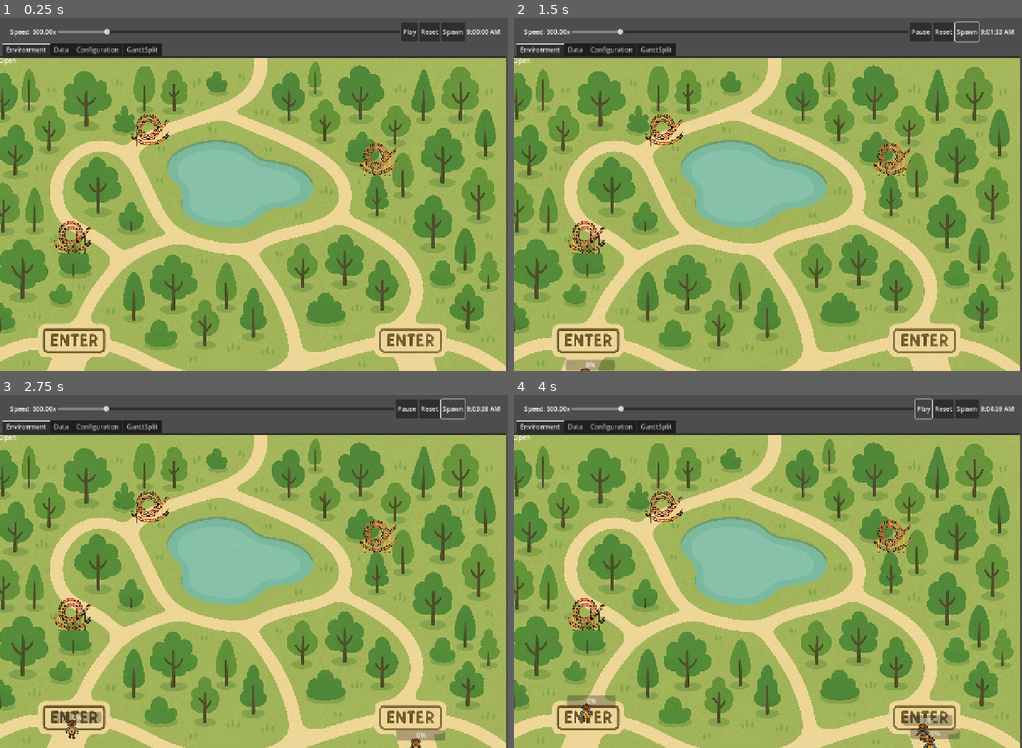
Above: before the commit, frames 1-4 (two rows, left to right).
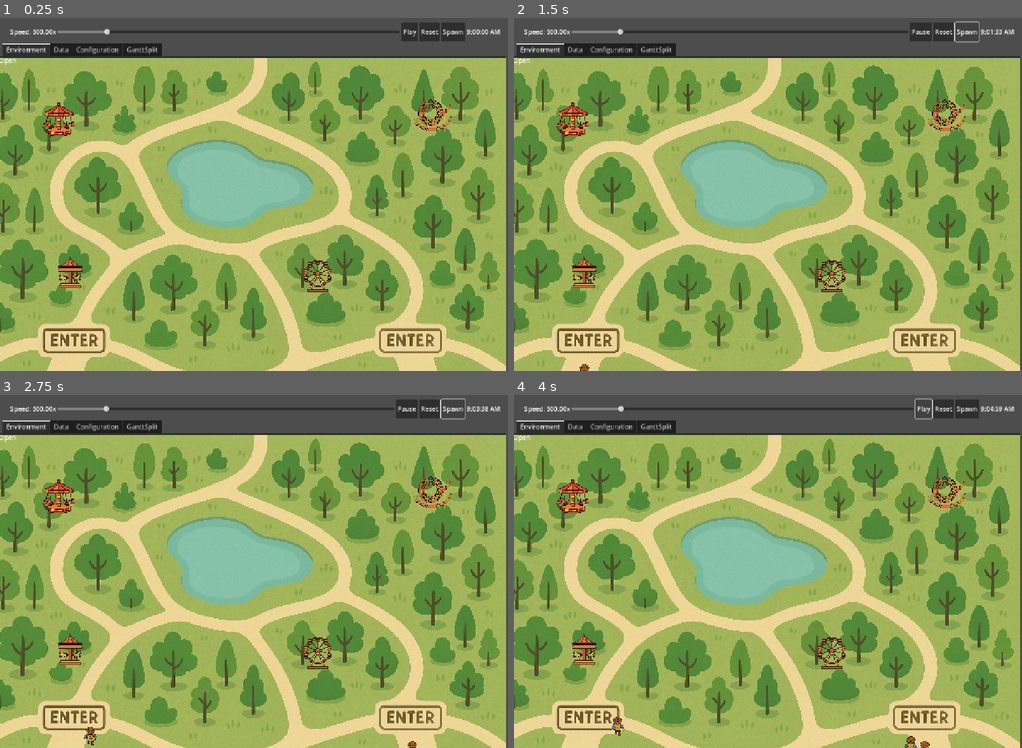
Above: after the commit, the same moments.

Repository: drewcydrew/sim-testing
Game: Godot game, scene res://Classes/World/World.tscn
Two runs of this game, one before a commit and one after it. Both use one fixed random seed, a clock stepped at 60 frames per second and the inputs below. The engine's default icon, where the game draws it, is replaced by a stand-in: a white triangle on a blue panel in a dark square.
Inputs:
- Up to frame 1 (0.25 s): no input
- Up to frame 2 (1.5 s): click "Play" at 0.5 s; click "Spawn" at 1.25 s
- Up to frame 3 (2.75 s): click "Spawn" at 2 s
- Up to frame 4 (4 s): click "Spawn" at 2.75 s; click "Pause" at 3.5 s

The runs differ from the first frame. In frame 1, 1.7% of the frame differs, in the area x 8-89%, y 23-78%; in frame 2, 2.0%; in frame 3, 2.5%; in frame 4, 2.9%, in the area x 8-89%, y 23-100%.

Commit message:
misc update

Diff:
--- a/Classes/Attraction/attraction.gd
+++ b/Classes/Attraction/attraction.gd
@@ -6,6 +6,7 @@
 @export var visit_duration_seconds: float = 120.0
 @export var capacity: int = 2
 @export var attractionName: String = "Whirly Dirvy"
+@export var sprite_texture: Texture2D
 
 signal visit_requested(traveller: Node)
 signal visit_started(traveller: Node)
@@ -15,6 +16,7 @@
 @onready var queueIndicator: HBoxContainer = $QueueIndicator
 @onready var activeIndicator: HBoxContainer = $ActiveIndicator
 @onready var tap_button: TouchScreenButton = $TapButton   # NEW
+@onready var sprite_node: Sprite2D = $Sprite2D
 
 var queue: Array[Node] = []
 var active: Array[Node] = []
@@ -50,6 +52,10 @@
 
 func _ready():
 	print("initialised")
+
+	# Apply the per-instance sprite, if set
+	if sprite_node and sprite_texture:
+		sprite_node.texture = sprite_texture
 
 	# Hover (mouse only)
 	connect("area_entered", _on_mouse_entered)
@@ -105,13 +111,77 @@
 
 
 func _pump_queue() -> void:
+	# Only start a new session if there is NO current session running.
+	if active.size() > 0:
+		return
+
+	if queue.size() == 0:
+		return
+
+	var my_epoch := _epoch
+
+	# Start a new session: move up to `capacity` travellers from queue → active
 	while active.size() < capacity and queue.size() > 0:
 		var next := queue.pop_front() as Node
 		if not is_instance_valid(next):
 			continue
+
 		active.append(next)
 		call_deferred("_emit_visit_started", next)
-		_serve_one(next)
+
+		# Move one indicator block from queueIndicator → activeIndicator
+		#if queueIndicator.get_child_count() > 0:
+		#	queueIndicator.get_child(0).queue_free()
+
+		_sync_indicators()
+		var rect := ColorRect.new()
+		rect.color = Color(0.2, 0.4, 1.0)  # darker blue for active riders
+		rect.custom_minimum_size = Vector2(10, 10)
+		activeIndicator.add_child(rect)
+
+	# Kick off a single session for this batch
+	_serve_batch(my_epoch)
+
+func _serve_batch(my_epoch: int) -> void:
+	# One Gantt event per session, not per traveller
+	GanttHub.start_named(
+		"Serving",
+		SimulationClock.now(),
+		attractionName,
+		Color8(52, 152, 219),
+		"ATTRACTION"
+	)
+
+	# Run the session timer
+	await _visit_for_sim_seconds(get_visit_duration())
+
+	# If we've been reset in the meantime, bail out without touching state
+	if my_epoch != _epoch:
+		return
+
+	GanttHub.finish_named(attractionName, SimulationClock.now())
+
+	# Mark all active travellers as finished for this session
+	for traveller in active:
+		if is_instance_valid(traveller):
+			emit_signal("visit_finished", traveller)
+
+	active.clear()
+
+	# Clear all active indicators
+	_clear_container_children(activeIndicator)
+
+	# Progress bar is controlled by _visit_for_sim_seconds,
+	# but making sure it's hidden/zeroed doesn't hurt:
+	progress_bar.visible = false
+	progress_bar.value = 0
+
+	_sync_indicators()
+
+	# If there are more people in the queue, start the next session
+	_pump_queue()
+
+
 
 
 func _serve_one(traveller: Node) -> void:
@@ -209,6 +279,25 @@
 		push_warning("Tooltip scene has no set_row_key() method.")
 
 
+func _sync_indicators() -> void:
+	# Rebuild queueIndicator from `queue`
+	_clear_container_children(queueIndicator)
+	for i in range(queue.size()):
+		var rect := ColorRect.new()
+		rect.color = Color(0.2, 0.8, 1.0)  # cyan for waiting
+		rect.custom_minimum_size = Vector2(10, 10)
+		queueIndicator.add_child(rect)
+
+	# Rebuild activeIndicator from `active`
+	#_clear_container_children(activeIndicator)
+	#for i in range(active.size()):
+#		var rect := ColorRect.new()
+#		rect.color = Color(0.2, 0.4, 1.0)  # darker blue for active
+#		rect.custom_minimum_size = Vector2(10, 10)
+#		activeIndicator.add_child(rect)
+
+
+
 
 func _hide_tooltip() -> void:
 	if tooltip_instance != null and is_instance_valid(tooltip_instance):
--- a/Classes/Attraction/attraction.tscn
+++ b/Classes/Attraction/attraction.tscn
@@ -15,6 +15,7 @@
 collision_mask = 0
 script = ExtResource("1_f3ipd")
 tooltip_scene = ExtResource("2_f63p6")
+sprite_texture = ExtResource("2_acn2v")
 
 [node name="CollisionShape2D" type="CollisionShape2D" parent="."]
 position = Vector2(-35.5, -31)
--- a/Classes/Environment/environment.tscn
+++ b/Classes/Environment/environment.tscn
@@ -1,15 +1,18 @@
-[gd_scene load_steps=8 format=3 uid="uid://wddjhpik28bm"]
+[gd_scene load_steps=11 format=3 uid="uid://wddjhpik28bm"]
 
-[ext_resource type="PackedScene" uid="uid://bvw455jm0ejqy" path="res://Barrier/Barrier.tscn" id="1_jnhet"]
 [ext_resource type="Script" uid="uid://y2ko4rhx2ha8" path="res://Classes/Environment/environment.gd" id="1_k8tir"]
 [ext_resource type="PackedScene" uid="uid://dl1vcfb7hqylb" path="res://Classes/Traveller/Traveller.tscn" id="2_k8tir"]
 [ext_resource type="PackedScene" uid="uid://f621ws6wfyog" path="res://Classes/Attraction/attraction.tscn" id="3_2r6fk"]
 [ext_resource type="Texture2D" uid="uid://cni5oe2nsaji" path="res://Classes/Environment/parkbackground.png" id="3_t03bx"]
+[ext_resource type="Texture2D" uid="uid://ccsedlu1n4qpg" path="res://media/attraction.png" id="5_8xvn8"]
+[ext_resource type="Texture2D" uid="uid://bcqftyhaf8dlu" path="res://media/attraction2.png" id="5_bygm8"]
+[ext_resource type="Texture2D" uid="uid://dxhpbtb0fptey" path="res://media/attraction3.png" id="6_7235i"]
+[ext_resource type="Texture2D" uid="uid://ditbn68e1h6bq" path="res://media/attraction4.png" id="8_bpe1d"]
 
 [sub_resource type="NavigationPolygon" id="NavigationPolygon_cmany"]
-vertices = PackedVector2Array(580.508, 626, 841.797, 574.203, 865, 580.398, 768.703, 775, 568.25, 671.758, 599, 308, 599, 268, 834.141, 79.1016, 1118.47, 267.68, 888.203, 493.797, 865, 487.602, 911.398, 534, 1164.06, 763.313, 905.203, 557.203, 126.148, 103.68, 559, 268, 905.203, 510.797, 824.797, 557.203, 568.25, 580.242, 888.203, 574.203, 535.688, 775, 534.758, 705.25, 64.9063, 768.547, 559, 308, 443.242, 546.75, 409.75, 580.242, 489, 717.508, 375.992, 784.977, 443.242, 705.25, 841.797, 493.797, 824.797, 510.797, 534.758, 546.75, 818.602, 534, 409.75, 671.758, 397.492, 626, 489, 534.492)
-polygons = Array[PackedInt32Array]([PackedInt32Array(0, 1, 2, 3, 4), PackedInt32Array(5, 6, 7, 8, 9, 10), PackedInt32Array(11, 8, 12, 13), PackedInt32Array(14, 7, 6, 15), PackedInt32Array(8, 11, 16), PackedInt32Array(17, 1, 0, 18), PackedInt32Array(13, 12, 3, 19), PackedInt32Array(2, 19, 3), PackedInt32Array(4, 3, 20, 21), PackedInt32Array(22, 14, 15, 23, 24, 25), PackedInt32Array(26, 21, 20, 27), PackedInt32Array(28, 26, 27), PackedInt32Array(8, 16, 9), PackedInt32Array(5, 10, 29), PackedInt32Array(5, 29, 30, 18, 31, 23), PackedInt32Array(32, 17, 18), PackedInt32Array(33, 28, 27, 22), PackedInt32Array(34, 33, 22), PackedInt32Array(30, 32, 18), PackedInt32Array(23, 31, 35), PackedInt32Array(23, 35, 24), PackedInt32Array(22, 25, 34)])
-outlines = Array[PackedVector2Array]([PackedVector2Array(837, 69, 1128, 262, 1175, 773, 769, 785, 536, 785, 376, 795, 54, 778, 117, 94)])
+vertices = PackedVector2Array(375.992, 784.977, 29.9297, 766.508, 25.0625, 27.1719, 839.922, 41, 535.688, 775, 1233.89, 774.023, 768.977, 775, 1226.11, 41)
+polygons = Array[PackedInt32Array]([PackedInt32Array(0, 1, 2, 3, 4), PackedInt32Array(5, 6, 4, 3, 7)])
+outlines = Array[PackedVector2Array]([PackedVector2Array(840, 31, 1236, 31, 1244, 784, 769, 785, 536, 785, 376, 795, 20, 776, 15, 17)])
 
 [sub_resource type="CircleShape2D" id="CircleShape2D_t03bx"]
 radius = 30.1496
@@ -31,12 +34,6 @@
 [node name="NavigationRegion2D" type="NavigationRegion2D" parent="."]
 position = Vector2(5, 9)
 navigation_polygon = SubResource("NavigationPolygon_cmany")
-
-[node name="Barrier2" parent="NavigationRegion2D" instance=ExtResource("1_jnhet")]
-position = Vector2(491, 630)
-
-[node name="Barrier" parent="NavigationRegion2D" instance=ExtResource("1_jnhet")]
-position = Vector2(579, 288)
 
 [node name="StaticBody2D" type="StaticBody2D" parent="NavigationRegion2D"]
 
@@ -63,22 +60,31 @@
 
 [node name="NavTargets" type="Node2D" parent="."]
 
-[node name="Attraction" parent="NavTargets" groups=["attractions"] instance=ExtResource("3_2r6fk")]
-position = Vector2(951, 254)
+[node name="Attraction2" parent="NavTargets" groups=["attractions"] instance=ExtResource("3_2r6fk")]
+position = Vector2(148, 154)
+visit_duration_seconds = 1000.0
+attractionName = "Big Dipper"
+sprite_texture = ExtResource("5_bygm8")
+
+[node name="Attraction3" parent="NavTargets" groups=["attractions"] instance=ExtResource("3_2r6fk")]
+position = Vector2(800, 548)
+visit_duration_seconds = 2000.0
+capacity = 3
+attractionName = "Boat Ride"
+sprite_texture = ExtResource("6_7235i")
+
+[node name="Attraction4" parent="NavTargets" groups=["attractions"] instance=ExtResource("3_2r6fk")]
+position = Vector2(176, 541)
 visit_duration_seconds = 1000.0
 capacity = 1
+attractionName = "Fourth Ride"
+sprite_texture = ExtResource("8_bpe1d")
 
-[node name="Attraction2" parent="NavTargets" groups=["attractions"] instance=ExtResource("3_2r6fk")]
-position = Vector2(378, 181)
+[node name="Attraction" parent="NavTargets" groups=["attractions"] instance=ExtResource("3_2r6fk")]
+position = Vector2(1089, 145)
 visit_duration_seconds = 1000.0
 capacity = 1
-attractionName = "second attraction"
-
-[node name="Attraction3" parent="NavTargets" groups=["attractions"] instance=ExtResource("3_2r6fk")]
-position = Vector2(182, 451)
-visit_duration_seconds = 1000.0
-capacity = 1
-attractionName = "3rd time lucky"
+sprite_texture = ExtResource("5_8xvn8")
 
 [node name="Travellers" type="Node2D" parent="."]
 
@@ -88,7 +94,7 @@
 position = Vector2(1050, 730)
 
 [node name="NavTarget2" type="Marker2D" parent="SpawnPoints"]
-position = Vector2(178, 723)
+position = Vector2(172, 711)
 
 [node name="OpenStatusLabel" type="Label" parent="."]
 layout_mode = 0
--- a/Classes/Traveller/Traveller.tscn
+++ b/Classes/Traveller/Traveller.tscn
@@ -32,6 +32,7 @@
 max_speed = 10.0
 
 [node name="ProgressBar" type="ProgressBar" parent="."]
+visible = false
 offset_left = -43.0
 offset_top = -43.0
 offset_right = 81.0
--- a/project.godot
+++ b/project.godot
@@ -13,6 +13,7 @@
 config/name="pathfindingnew"
 run/main_scene="uid://bkjo27tus16cr"
 config/features=PackedStringArray("4.4", "GL Compatibility")
+boot_splash/image="uid://cq80rwyvp4bkc"
 config/icon="res://icon.svg"
 
 [autoload]
Binary file added: media/attraction.png
Not shown, added: media/attraction.png.import
Binary file added: media/attraction2.png
Not shown, added: media/attraction2.png.import
Binary file added: media/attraction3.png
Not shown, added: media/attraction3.png.import
Binary file added: media/attraction4.png
Not shown, added: media/attraction4.png.import
